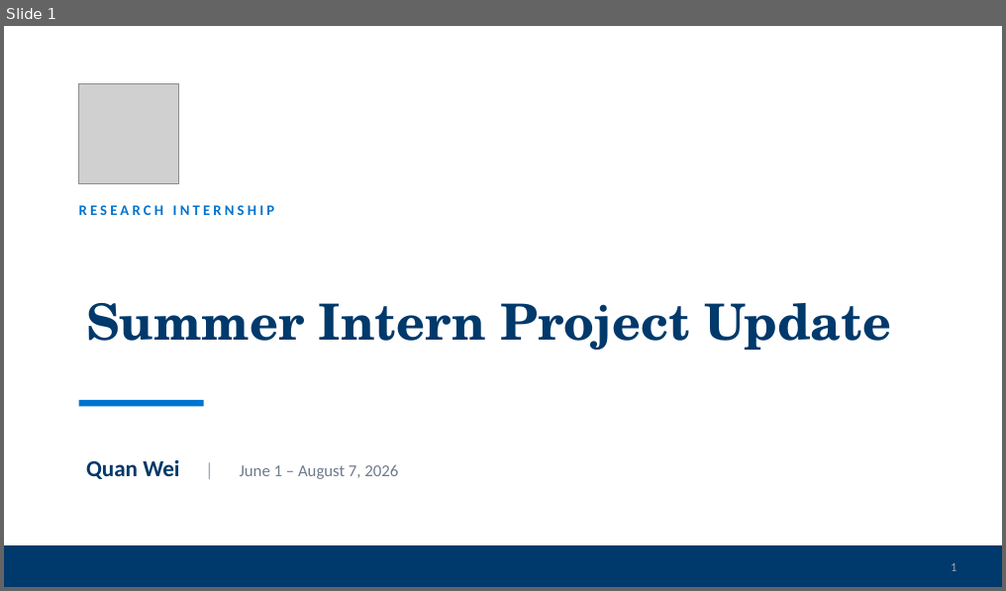
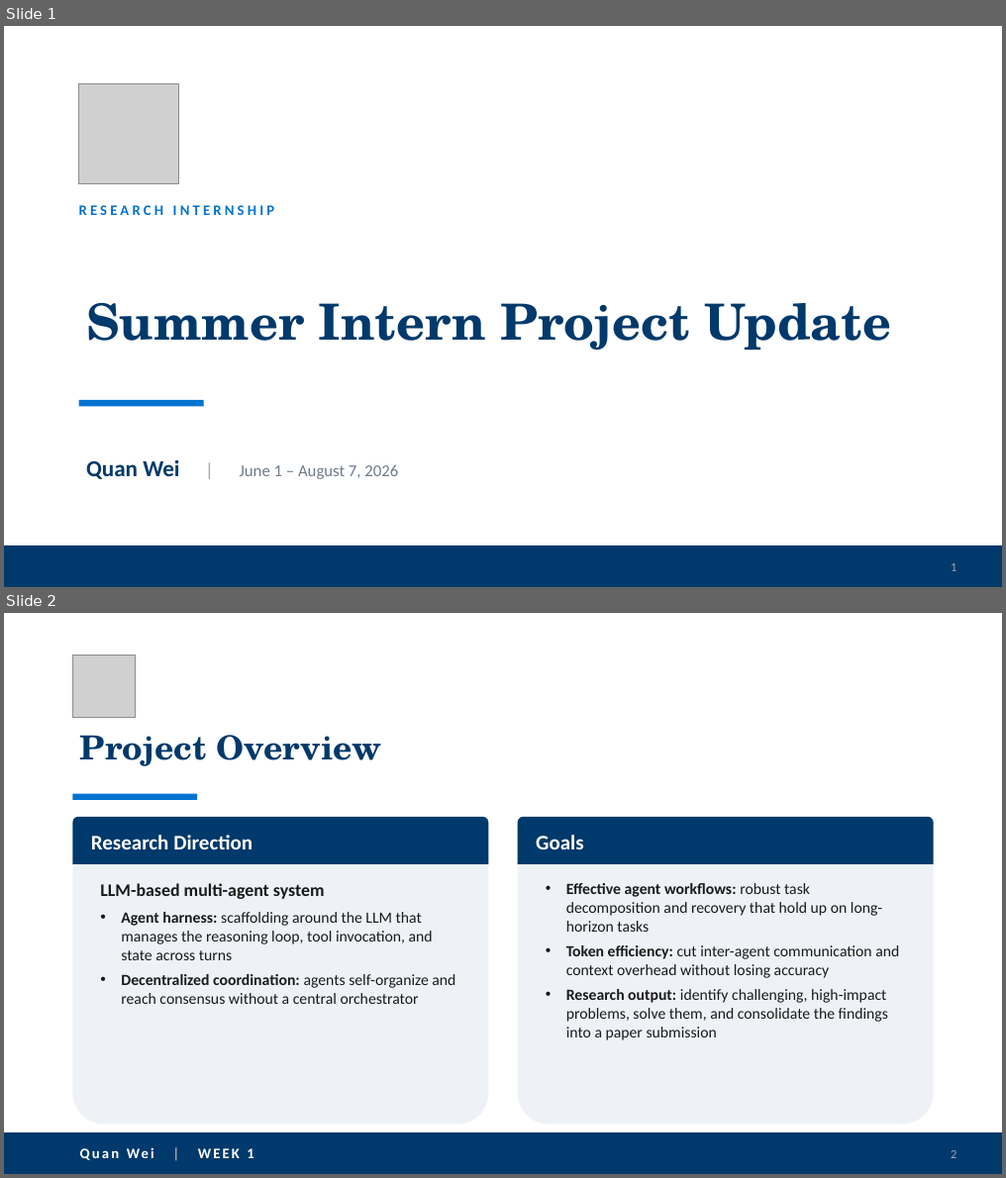
Before and after one commit to quanwei0/summer_intern, a slide deck: project_update.pptx. Shown one above the other, each under a label of ours: slide 1 before the commit, slides 1 and 2 after it. The pictures are 1006x591 and 1006x1178 pixels, drawn with LibreOffice and Linux fonts; fonts in the diff are those of the drawing; grey boxes stand for pictures. Boxes give left, top, right and bottom in pixels: in the first picture for what was removed or moved away, otherwise in the second. Text is boxed around its words. In the diff, an @@ line names an element or a change of style, - is before the commit and + after.

Commit message:
Update presentation and add temp file
Replace binary project_update.pptx with an updated version. Also adds an Office temporary/lock file (~$project_update.pptx) — likely an autogenerated editor temp file that can be ignored or added to .gitignore to avoid committing in the future.

```diff
--- a/project_update.pptx
+++ b/project_update.pptx
@@ slide 2 added at (x1=4, y1=613, x2=1002, y2=1174), background #FFFFFF @@
@@ picture added at (x1=73, y1=655, x2=135, y2=717) @@
@@ title added at (x1=80, y1=735, x2=381, y2=766), 32 pt, text #00396B, bold @@
+Project Overview
@@ rectangle added at (x1=73, y1=794, x2=198, y2=800), fill #0073CF @@
@@ round same rect added at (x1=73, y1=817, x2=489, y2=864), fill #00396B, 20 pt, text #FFFFFF, bold @@
+Research Direction
@@ round same rect added at (x1=518, y1=817, x2=934, y2=864), fill #00396B, 20 pt, text #FFFFFF, bold @@
+Goals
@@ round same rect added at (x1=73, y1=864, x2=489, y2=1124), fill #EEF2F6, 15 pt, text #1A1A1A @@
+LLM-based multi-agent system
+• Agent harness: scaffolding around the LLM that manages the reasoning loop, tool invocation, and state across turns
+• Decentralized coordination: agents self-organize and reach consensus without a central orchestrator
@@ round same rect added at (x1=518, y1=864, x2=934, y2=1124), fill #EEF2F6, 15 pt, text #1A1A1A @@
+• Effective agent workflows: robust task decomposition and recovery that hold up on long-horizon tasks
+• Token efficiency: cut inter-agent communication and context overhead without losing accuracy
+• Research output: identify challenging, high-impact problems, solve them, and consolidate the findings into a paper submission
@@ rectangle added at (x1=4, y1=1133, x2=1002, y2=1174), fill #00396B @@
@@ text added at (x1=127, y1=1148, x2=253, y2=1158), 14 pt, text #FFFFFF, bold @@
+Quan Wei | WEEK 1
@@ page number added at (x1=950, y1=1151, x2=956, y2=1158), 12 pt, text #9AA7B5 @@
+2
```
Also in this commit, not shown: 3 other slides added, 1 slide removed, 1 other file.
